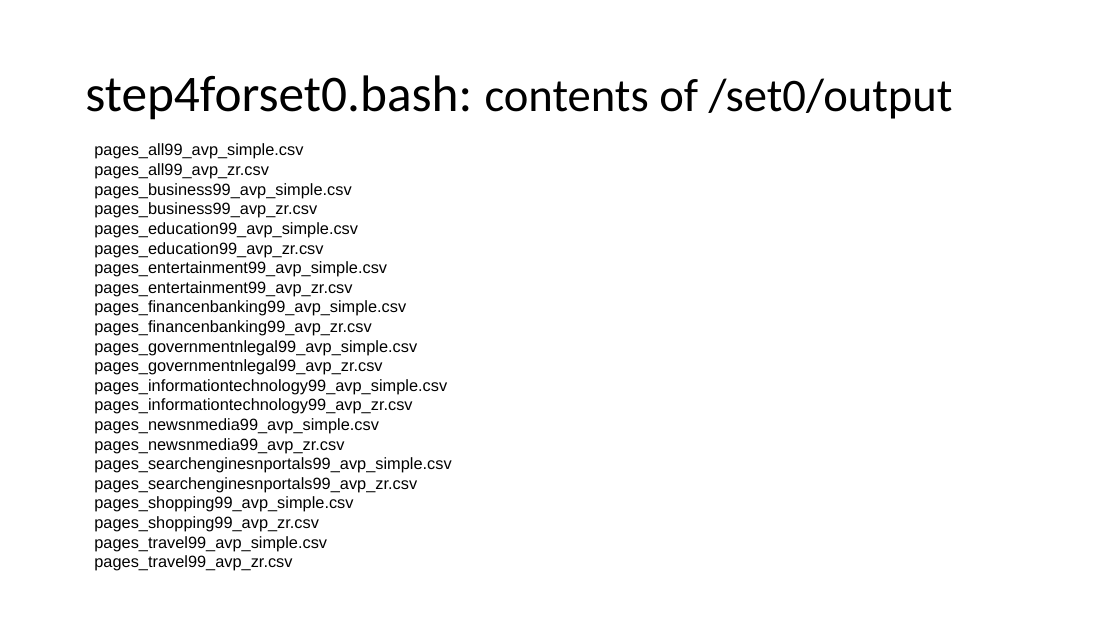
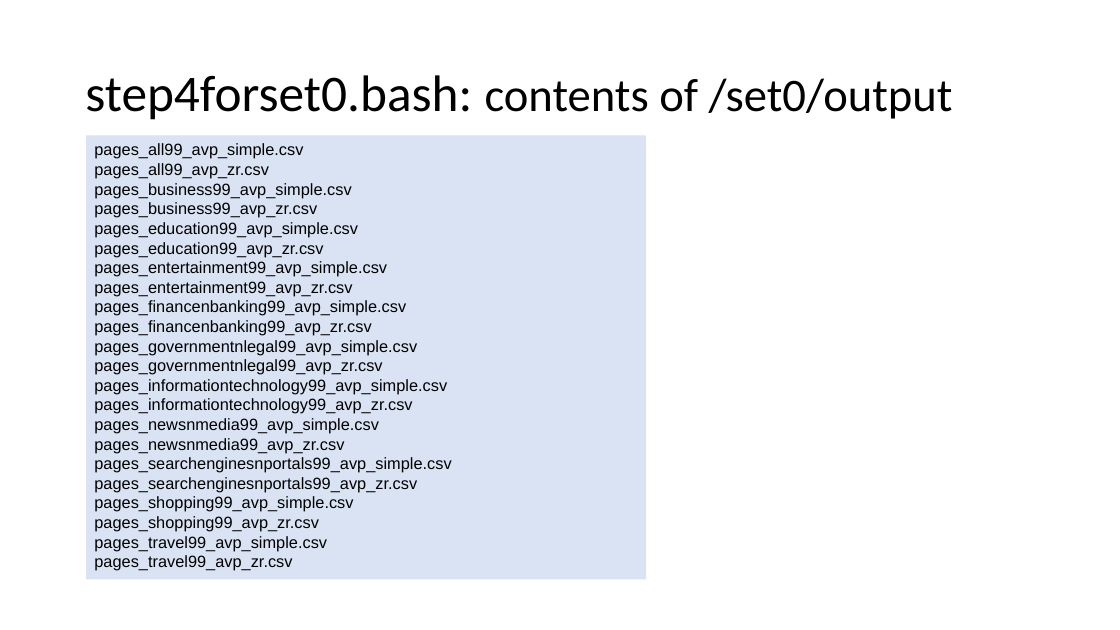
Before and after one commit to predmodelswebpage/mlt, a slide deck: slide 21 of Performance Evaluation of MLT in Web Page Load Time Prediction - Datasets and Scripts.pptx (slide 20 before the commit). Drawn at 1120x630 pixels with LibreOffice and Linux fonts; fonts in the diff are those of the drawing. Boxes give left, top, right and bottom in pixels: in the first picture for what was removed or moved away, otherwise in the second. Text is boxed around its words. In the diff, an @@ line names an element or a change of style, - is before the commit and + after.

```diff
--- a/Performance Evaluation of MLT in Web Page Load Time Prediction - Datasets and Scripts.pptx
+++ b/Performance Evaluation of MLT in Web Page Load Time Prediction - Datasets and Scripts.pptx
@@ rectangle "pages_all99_avp_simple.csv": place and size @@
-rectangle "pages_all99_avp_simple.csv" at [94,143,451,571]
+rectangle "pages_all99_avp_simple.csv" at [87,135,647,579]
@@ rectangle "pages_all99_avp_simple.csv" at [87,135,647,579]: fill none to #DAE3F3 @@
```
Also in this commit, not shown: 9 other slides changed, 2 slides added.
